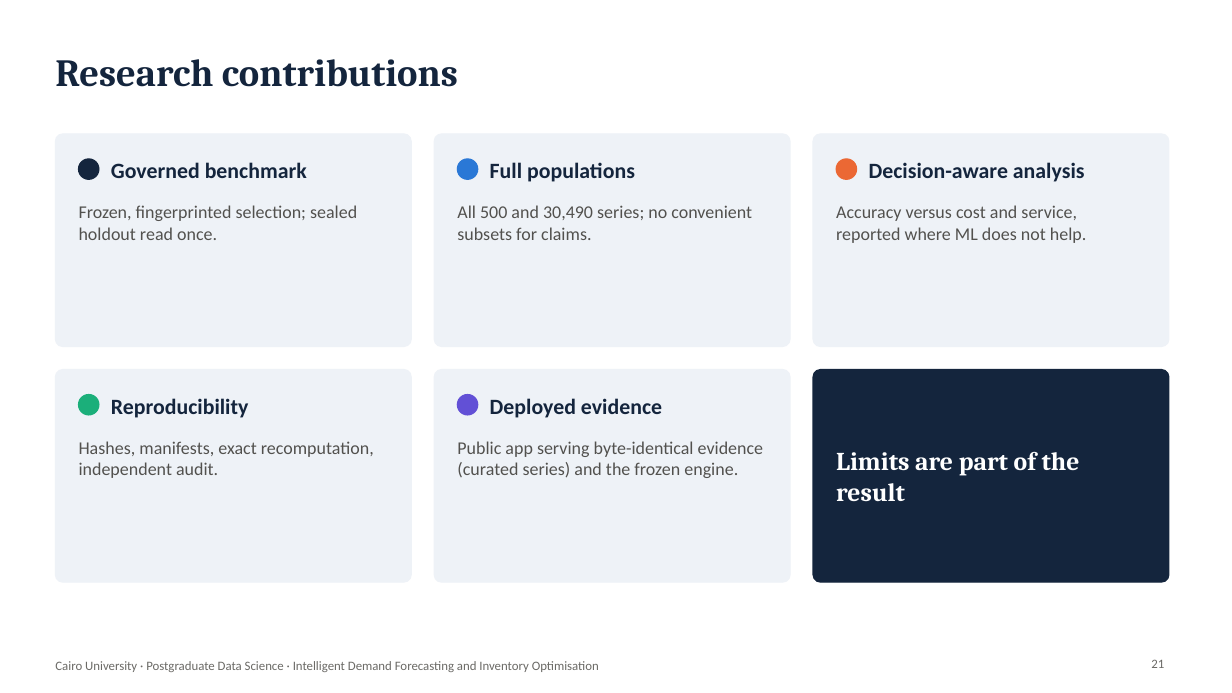
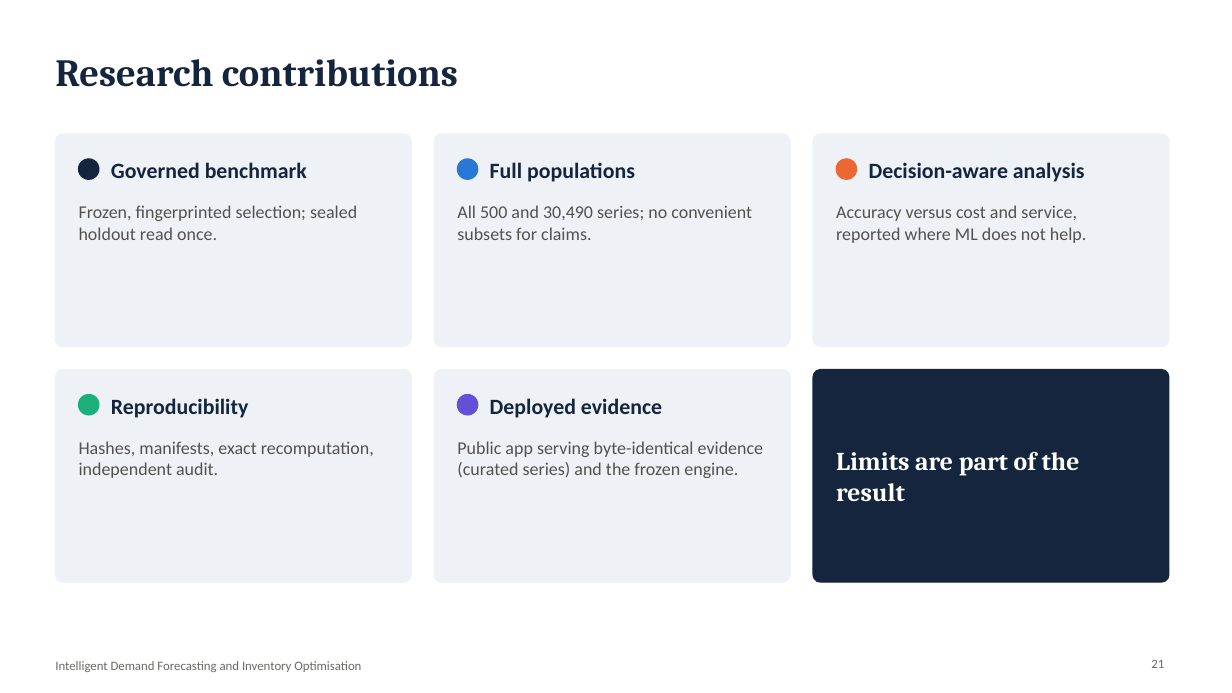
Before and after one commit to YoussefSaeed1/intelligent-demand-forecasting, a slide deck: slide 21 of final_submission/04_presentation/IDF_Viva_Presentation.pptx. Drawn at 1232x693 pixels with LibreOffice and Linux fonts; fonts in the diff are those of the drawing. Boxes give left, top, right and bottom in pixels: in the first picture for what was removed or moved away, otherwise in the second. Text is boxed around its words. In the diff, an @@ line names an element or a change of style, - is before the commit and + after.

```diff
--- a/final_submission/04_presentation/IDF_Viva_Presentation.pptx
+++ b/final_submission/04_presentation/IDF_Viva_Presentation.pptx
@@ text at (x1=55, y1=661, x2=361, y2=672): text changed @@
-Cairo University · Postgraduate Data Science · Intelligent Demand Forecasting and Inventory Optimisation
+Intelligent Demand Forecasting and Inventory Optimisation
```
Also in this commit, not shown: 22 other slides changed, 29 other files.
